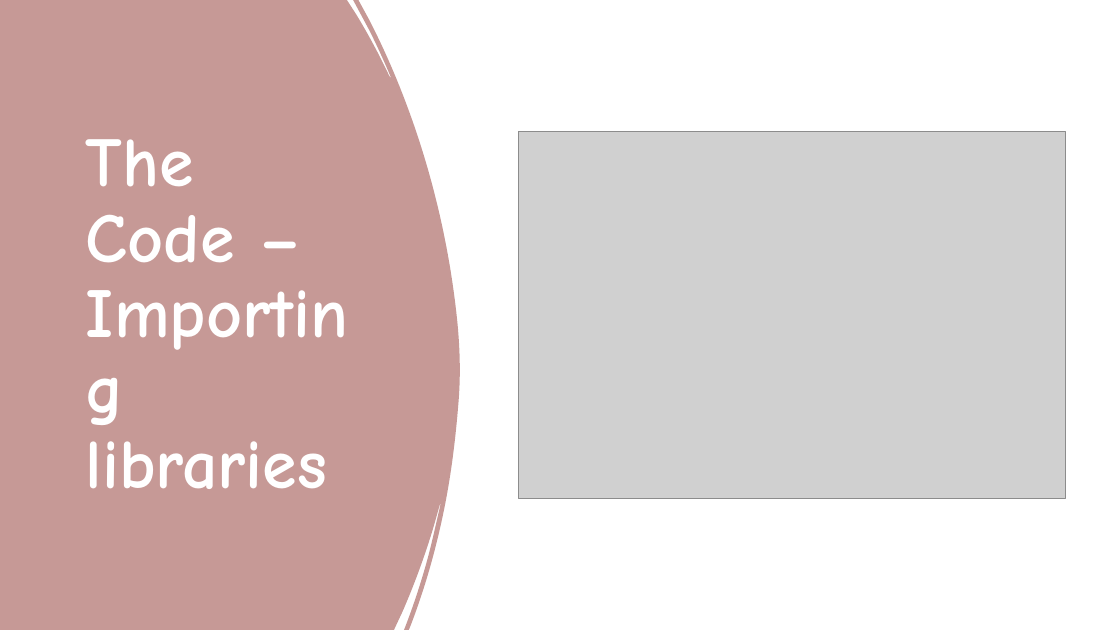
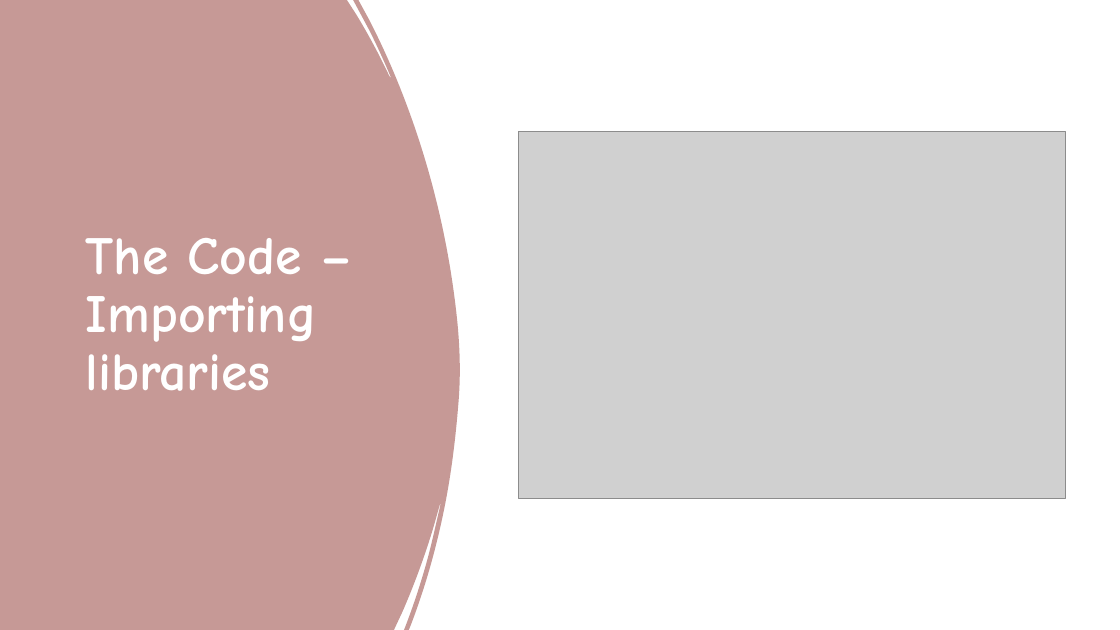
Before and after one commit to ionais/SentimentAnalysis, a slide deck: slide 5 of 20211215_ResearchMethodsProject_SentimentAnalysis_CocaCola.pptx. Drawn at 1120x630 pixels with LibreOffice and Linux fonts; fonts in the diff are those of the drawing; grey boxes stand for pictures. Boxes give left, top, right and bottom in pixels: in the first picture for what was removed or moved away, otherwise in the second. Text is boxed around its words. In the diff, an @@ line names an element or a change of style, - is before the commit and + after.

```diff
--- a/20211215_ResearchMethodsProject_SentimentAnalysis_CocaCola.pptx
+++ b/20211215_ResearchMethodsProject_SentimentAnalysis_CocaCola.pptx
@@ title "The Code – Importing libraries" at (86, 238, 317, 391): size 60 to 46 pt @@
```
Also in this commit, not shown: 17 other slides changed.
